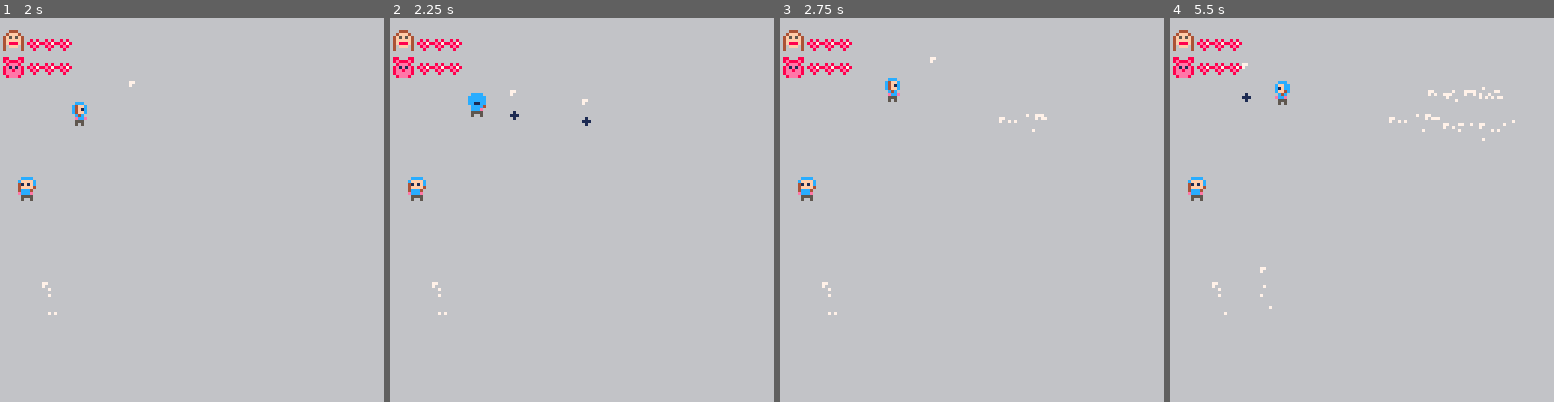
Above: before the commit, frames 1-4 (left to right).
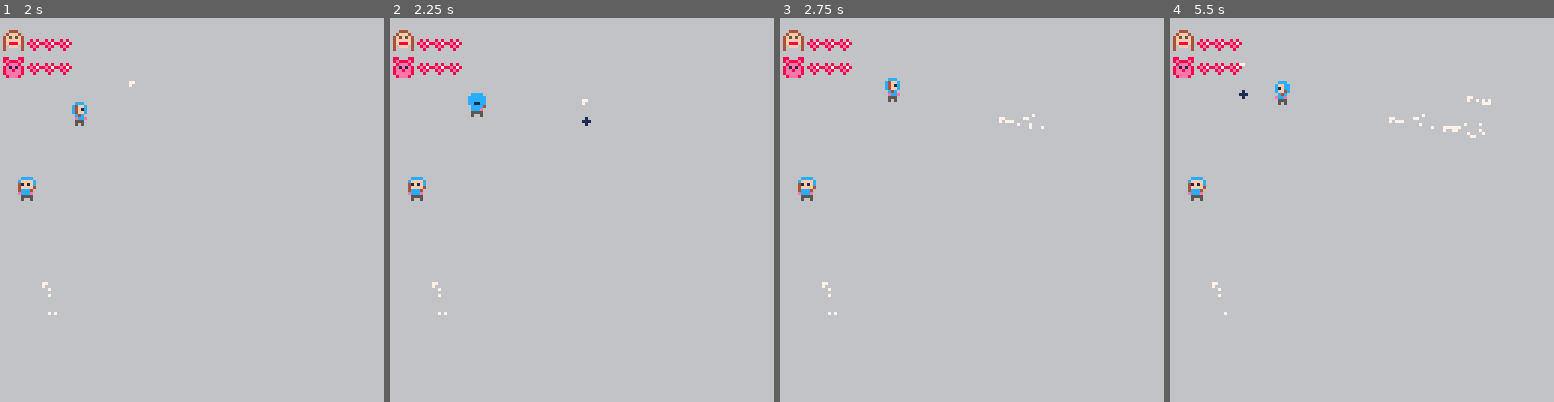
Above: after the commit, the same moments.

Repository: thtroyer/pico8_wfc_demos
Game: PICO-8 cartridge snowballfight.p8
Two runs of this game, one before a commit and one after it. Both use one fixed random seed, a clock stepped at 60 frames per second and the inputs below.
Inputs:
- Up to frame 1 (2 s): tap X (X key) at 0.33, 1.07, 1.85 s; tap O (Z key) at 0.7, 1.7 s; hold Right from 1.6 s (still down)
- Up to frame 2 (2.25 s): release Right at 2.1 s; tap O (Z key) at 2.1 s; hold Up from 2.15 s (still down)
- Up to frame 3 (2.75 s): release Up at 2.42 s; hold Right from 2.47 s (still down); tap O (Z key) at 2.5 s
- Up to frame 4 (5.5 s): tap O (Z key) every 0.4 s from 2.9 to 5.3 s; tap X (X key) at 2.97, 4.08, 5.2 s; release Right at 3.03 s; hold Left 3.08-3.58 s; hold Down 3.63-3.97 s; hold Right 4.02-4.68 s; hold Up 4.73-5.03 s; hold Left from 5.08 s (still down)

Frame 1 is identical in both runs. In frame 2, less than 0.1% of the frame differs, in the area x 31-34%, y 18-27%; in frame 3, 0.1%; in frame 4, 0.6%, in the area x 17-90%, y 11-76%.

Commit message:
slowing rate of snowball throwing
assets

Diff:
--- a/snowballfight.p8
+++ b/snowballfight.p8
@@ -49,8 +49,9 @@
 
 		player:move(mov_x, mov_y)
 
-		if(btnp(🅾️,i-1)) then
+		if(btn(🅾️,i-1)) then
 			add(snowballs, player:throw_snowball())
+			log(count(snowballs))
 		end
 	end
 end
@@ -83,6 +84,12 @@
 	end
 end
 
+function update_players()
+	for p in all(players) do
+		p:update()
+	end
+end
+
 -- pico-8 hooks
 function _init()
 --	title_screen = true
@@ -108,7 +115,9 @@
 	]]
 
 	handle_controllers()
+	update_players()
 	update_snowballs()
+
 end
 
 function draw_title_screen()
@@ -150,6 +159,7 @@
 	o.player_id = player_id
 	o.hit_timer = nil
 	o.flicker = false
+	o.throw_timer = nil
 
 	o.sprite_id = 1
 	if(player_id == 1) then
@@ -255,8 +265,6 @@
 	self.x += self.dx
 	self.y += self.dy
 
-	self.walk_timer -= 1
-
 	-- boundries
 	if self.y > 130 then
 		self.y = 130
@@ -272,6 +280,12 @@
 end
 
 function player:throw_snowball()
+	if not (self.throw_timer == nil) then
+		return
+	end
+
+	self.throw_timer = 30
+
 	local s = snowball:new(self.x, self.y)
 
 	--if (sub(self.looking_dir, 2, 2) == "⬅️") then
@@ -303,6 +317,13 @@
 	end
 end
 
+function player:update()
+
+	if not (self.throw_timer == nil) then
+		self.throw_timer -= 1
+		if (self.throw_timer == 0) self.throw_timer = nil
+	end
+end
 -->8
 -- snowball and snow particle objects
 snowball = {}
@@ -423,6 +444,9 @@
 	end
 end
 
+
+-->8
+-- snowman target
 
 __gfx__
 00000000000ccc000008880000000000000000000000000000000000000000000000000000000000000000000000000000008888888800000000222222220000
@@ -441,22 +465,22 @@
 5557755555555555555775555555555500001000000000001111111100000000008e878004f888f408eeeee800000000e1eeeeeeeeeeee1e2122222222222212
 55577555555555555557755555555555000000000000000011111111000000000008e800040fff04008eee8000000000e1eeeeeeeeeeee1e2122222222222212
 555555555555555555577555555555550000000000000000011111100000000000008000040000040000000000000000e1eeeeeeeeeeee1e2122222222222212
-6666666666666666bbbbbbbbbbbbbbbb66666666bbbbbbbb000000000000000000000000000000000000000000000000e1eeeeeeeeeeee1e2122222222222212
-6666666666666666bbbbbbbbbbbbbbbb66666666bbbbabbb000000000000000000000000000000000000000000000000e1eeeeeeeeeeee1e2122222222222212
-6666666666666666bbbbbb3bbbbbbbbb66666666bbbaaabb000000000000000000000000000000000000000000000000e1eeeeeeeeeeee1e2122222222222212
-6666666666666666bbbbbb3bbbbbbbbb66666666bbbb3bbb000000000000000000000000000000000000000000000000e1eeeeeeeeeeee1e2122222222222212
-5555555566666666b3bbbbbbbbbbb3bb66666666bbb333bb000000000000000000000000000000000000000000000000ee1eeeeeeeeee1ee2212222222222122
-6666666666666666b3bbbbbbbbbbb3bb66666666bbbb3bbb0000000000000000000000000000000000000000000000001eeeeeeeeeeeeee11222222222222221
-6666666666666666bbbbbbbbbbbbbbbb66666666bbbbbbbb0000000000000000000000000000000000000000000000001ee1111111111ee11221111111111221
-6666666666666666bbbbbbbbbbbbbbbb66666666bbbbbbbb0000000000000000000000000000000000000000000000001e111111111111e11211111111111121
-0000000033333333600000060000000000044400000444000004440000880088008800880088008800000000000000001ee1111111111ee11221111111111221
-000000003111111360111106000000000044ff000044ff000044ff00008e88e8008e88e8008e88e80000000000000000eeeeeeeeeeeeeeee2222222222222222
-0000000031111113a011110600000000004ff100004ff100004ff1000008ee100008ee100008ee100000000000000000eeeeeeeeeeeeeeee2222222222222222
-0000000033333336a0000006000000000404ff000404ff000404ff000008ee800008ee800008ee800000000000000000eeeeeeeeeeeeeeee2222222222222222
-0000000033333336000005000000000040408808404088084040880800008e0800008e0800008e0800000000000000000e99eeeeeeee99e00299222222229920
-0000000055533336000000000000000004008880040088800400888000008e8000008e8000008e800000000000000000000eeeeeeeeee0000002222222222000
-000000005a5333360000000000000000000011100000111000001110000088e0000088e0000088e0000000000000000000000000000000000000000000000000
-00000000555333366000000600000000000010100001001000001001000080800008008000008008000000000000000000000000000000000000000000000000
+6666666666666666bbbbbbbbbbbbbbbb66666666bbbbbbbb000000000000000000000000000000000003300000000000e1eeeeeeeeeeee1e2122222222222212
+6666666666666666bbbbbbbbbbbbbbbb66666666bbbbabbb000000000000000000000000000000000033330000000000e1eeeeeeeeeeee1e2122222222222212
+6666666666666666bbbbbb3bbbbbbbbb66666666bbbaaabb000000000000000000000000000000000077770000000000e1eeeeeeeeeeee1e2122222222222212
+6666666666666666bbbbbb3bbbbbbbbb66666666bbbb3bbb000000000000000000000000000000000717717000000000e1eeeeeeeeeeee1e2122222222222212
+5555555566666666b3bbbbbbbbbbb3bb66666666bbb333bb000000000000000000000000000000000779777000000000ee1eeeeeeeeee1ee2212222222222122
+6666666666666666b3bbbbbbbbbbb3bb66666666bbbb3bbb0000000000000000000000000000000007797770000000001eeeeeeeeeeeeee11222222222222221
+6666666666666666bbbbbbbbbbbbbbbb66666666bbbbbbbb0000000000000000000000000000000000777700000000001ee1111111111ee11221111111111221
+6666666666666666bbbbbbbbbbbbbbbb66666666bbbbbbbb0000000000000000000000000000000047777744000000001e111111111111e11211111111111121
+0000000033333333600000060000000000044400000444000004440000880088008800880088008804777470000000001ee1111111111ee11221111111111221
+000000003111111360111106000000000044ff000044ff000044ff00008e88e8008e88e8008e88e80747777000000000eeeeeeeeeeeeeeee2222222222222222
+0000000031111113a011110600000000004ff100004ff100004ff1000008ee100008ee100008ee100077770000000000eeeeeeeeeeeeeeee2222222222222222
+0000000033333336a0000006000000000404ff000404ff000404ff000008ee800008ee800008ee800777777000000000eeeeeeeeeeeeeeee2222222222222222
+0000000033333336000005000000000040408808404088084040880800008e0800008e0800008e0877777777000000000e99eeeeeeee99e00299222222229920
+0000000055533336000000000000000004008880040088800400888000008e8000008e8000008e807777777700000000000eeeeeeeeee0000002222222222000
+000000005a5333360000000000000000000011100000111000001110000088e0000088e0000088e0777777770000000000000000000000000000000000000000
+00000000555333366000000600000000000010100001001000001001000080800008008000008008077777700000000000000000000000000000000000000000
 00000000000000000000000000000000000000000000000000000000000000000000000000000000000000000000000000000000000000000000000000000000
 00000000000000000000000000000000000000000000000000000000000000000000000000000000000000000000000000000000000000000000000000000000
 00000000000000000000000000000000000000000000000000000000000000000000000000000000000000000000000000000000000000000000000000000000
